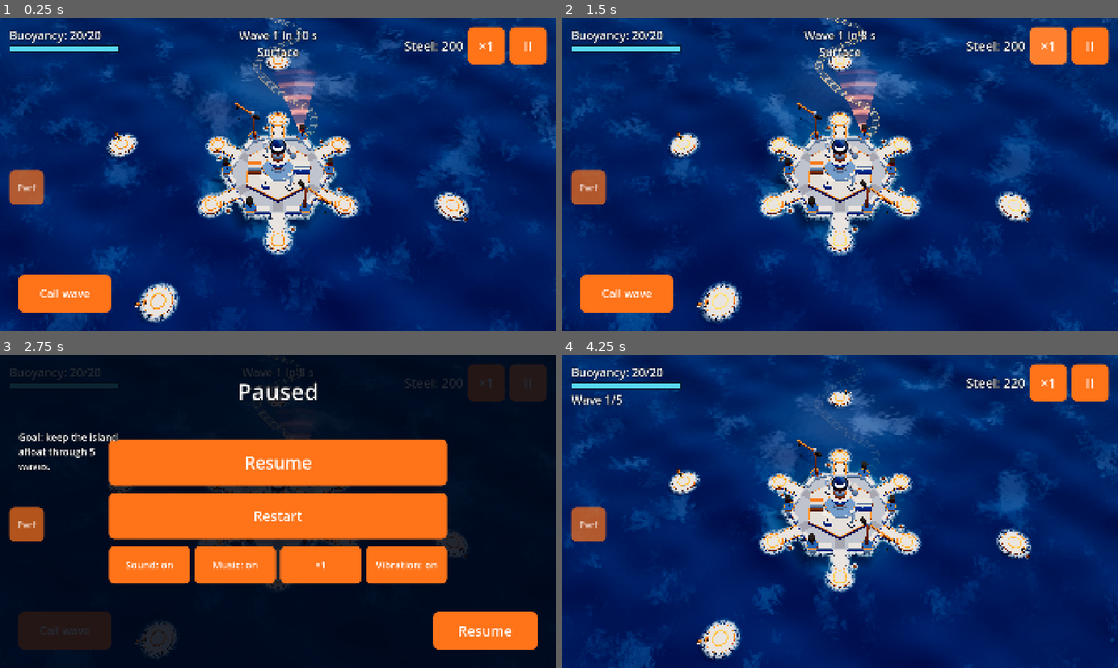
Above: before the commit, frames 1-4 (two rows, left to right).
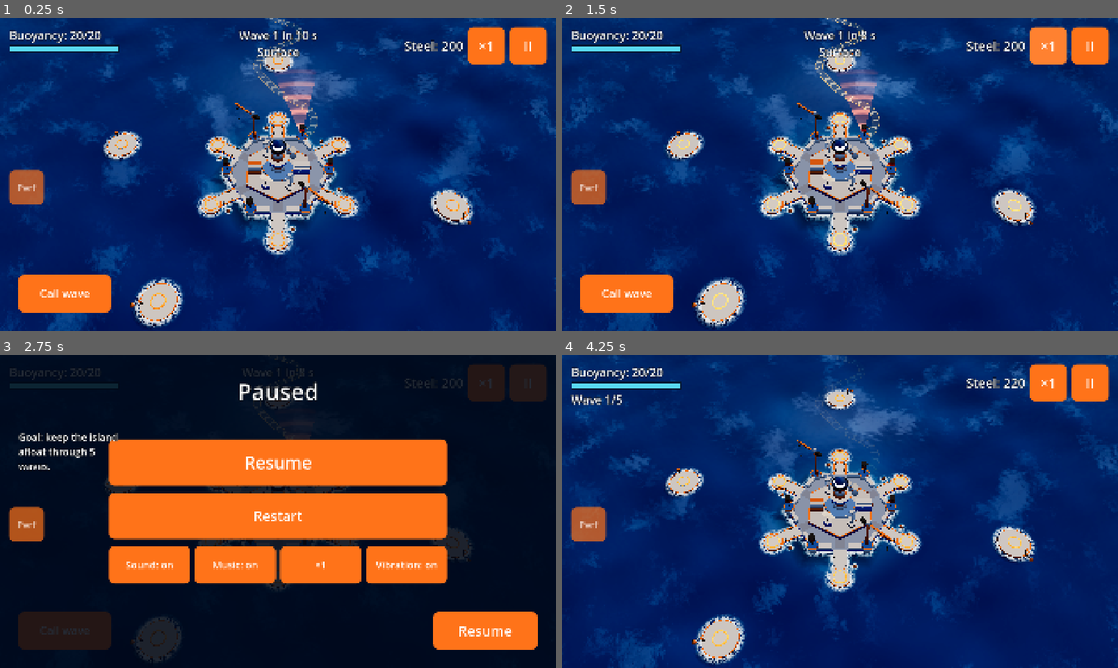
Above: after the commit, the same moments.

Repository: tinydustrystudio-hub/Hai-trinh
Game: Godot game, scene res://main/boot.tscn
Same seed, same stepped clock (60 frames per second), same inputs: the game is played once before the commit and once after it. Sound files missing from this copy of the repository are replaced by a short silence.
Inputs:
- Up to frame 1 (0.25 s): no input
- Up to frame 2 (1.5 s): click "×1" at 0.5 s; click "×2" at 1.25 s
- Up to frame 3 (2.75 s): click "II" at 2 s
- Up to frame 4 (4.25 s): click "Restart" at 2.75 s; click "Call wave" at 3.5 s

The runs differ from the first frame. In frame 1, 8.4% of the frame differs, in the area x 0-100%, y 0-100%; in frame 2, 8.3%; in frame 3, 0.4%; in frame 4, 9.7%, in the area x 1-100%, y 0-100%.

Commit message:
Góp ý 4 (mục 11, 13, 15): sóng ngẫu nhiên hơn, nền đảo bớt chói, đảo dập dìu theo sóng; đảo vệ tinh 2 ô
Co-Authored-By: Claude Sonnet 5.5 <noreply@anthropic.com>
Claude-Session: https://claude.ai/code/session_017DSNC8MWevobFBo6fQDEF6

Diff:
--- a/battle/battle.gd
+++ b/battle/battle.gd
@@ -149,6 +149,7 @@
 	if stress_mode:
 		spawn_burst(MAX_ACTIVE_ENEMIES - enemy_pool.active_count())
 	island.set_tilt(buoyancy.tilt_degrees())
+	island.bob(ocean, enemy_pool.wave_time())
 
 
 func start_battle() -> void:
--- a/battle/map/alliance_fortress.gd
+++ b/battle/map/alliance_fortress.gd
@@ -6,7 +6,7 @@
 ## Kèm đảo vệ tinh (một bệ, một cột neo, một phao cam). Khối gộp thành ít mesh tô bằng màu đỉnh.
 ## Kích thước tính theo bán kính pháo đài để đổi cỡ vẫn cân đối.
 
-const IVORY: Color = Color(0.93, 0.91, 0.84)
+const IVORY: Color = Color(0.88, 0.85, 0.77)
 const SEA_BLUE: Color = Color(0.13, 0.36, 0.6)
 const DEEP_BLUE: Color = Color(0.08, 0.2, 0.36)
 const ORANGE: Color = Color(1.0, 0.45, 0.1)
@@ -18,7 +18,7 @@
 ## Mặt sàn chính của pháo đài.
 const DECK_Y: float = 0.8
 ## Sàn vành ngoài xám thép nhạt, để tách khỏi vành trong trắng ngà.
-const DECK: Color = Color(0.62, 0.68, 0.72)
+const DECK: Color = Color(0.55, 0.61, 0.66)
 ## Mặt mỏm bến và đảo vệ tinh (bệ đặt lên trên).
 const PIER_Y: float = 0.55
 const BASE_BOTTOM: float = -1.2
@@ -48,6 +48,22 @@
 		_buoy(st, buoy)
 	for center: Vector3 in layout.satellite_centers:
 		_satellite(st, center, layout.satellite_radius, layout.fortress_center)
+	return MeshKit.commit(st)
+
+
+## Phao cam quanh pháo đài (đứng yên, không thuộc đảo vệ tinh nào).
+static func build_buoys(layout: MapLayout) -> ArrayMesh:
+	var st: SurfaceTool = MeshKit.begin()
+	for buoy: Vector3 in buoy_positions(layout):
+		_buoy(st, buoy)
+	return MeshKit.commit(st)
+
+
+## Một đảo vệ tinh, tọa độ tương đối với tâm đảo (để đảo dập dìu riêng theo sóng).
+static func build_satellite(layout: MapLayout, index: int) -> ArrayMesh:
+	var st: SurfaceTool = MeshKit.begin()
+	var center: Vector3 = layout.satellite_centers[index]
+	_satellite(st, Vector3.ZERO, layout.satellite_radius, layout.fortress_center - center)
 	return MeshKit.commit(st)
 
 
--- a/battle/map/island.gd
+++ b/battle/map/island.gd
@@ -11,6 +11,13 @@
 const SHADOW_Y: float = 0.16
 const SHADOW_ALPHA: float = 0.42
 
+## Dập dìu: đảo vệ tinh bán kính 4 (2 ô) là chuẩn; đảo lớn hơn dập dìu ít hơn tỉ lệ nghịch với bán kính.
+const REFERENCE_RADIUS: float = 4.0
+## Chỉ lấy một phần độ cao sóng (nhấp nhô ít thôi) và một phần độ dốc sóng.
+const HEAVE_SCALE: float = 0.6
+const ROCK_SCALE: float = 0.5
+const MAX_ROCK_DEGREES: float = 1.5
+
 static var _solid: StandardMaterial3D
 static var _lamp: StandardMaterial3D
 static var _shadow: StandardMaterial3D
@@ -18,8 +25,15 @@
 
 var pads: Array[TowerPad] = []
 var beacons: LaneBeacons
+## Từng đảo vệ tinh, mỗi đảo một nút để dập dìu riêng.
+var satellites: Array[Node3D] = []
 
 var _body: Node3D
+var _tilt_degrees: float = 0.0
+var _body_rock: Vector3 = Vector3.ZERO
+var _fortress_radius: float = 14.0
+var _satellite_radius: float = 4.0
+var _layout: MapLayout
 
 
 func build(layout: MapLayout) -> void:
@@ -27,6 +41,12 @@
 		remove_child(child)
 		child.queue_free()
 	pads.clear()
+	satellites.clear()
+	_layout = layout
+	_fortress_radius = layout.fortress_radius
+	_satellite_radius = layout.satellite_radius
+	_tilt_degrees = 0.0
+	_body_rock = Vector3.ZERO
 	_body = Node3D.new()
 	_body.name = "Body"
 	_body.position = layout.fortress_center
@@ -38,16 +58,24 @@
 	beacons.name = "LaneBeacons"
 	_body.add_child(beacons)
 	beacons.build(layout, fortress_offset)
-	_add_mesh(self, "Satellites", AllianceFortress.build_satellites(layout), solid_material())
+	_add_mesh(self, "Buoys", AllianceFortress.build_buoys(layout), solid_material())
+	for k: int in layout.satellite_centers.size():
+		var satellite: Node3D = Node3D.new()
+		satellite.name = "Satellite%d" % k
+		satellite.position = layout.satellite_centers[k]
+		add_child(satellite)
+		_add_mesh(satellite, "Mesh", AllianceFortress.build_satellite(layout, k), solid_material())
+		satellites.append(satellite)
 	_add_mesh(self, "Shadow", build_shadow(layout), _shadow_material())
 	_add_mesh(self, "Foam", build_foam(layout), _foam_material())
 	for i: int in layout.pad_positions.size():
 		var pad: TowerPad = PAD_SCENE.instantiate()
 		pad.name = "TowerPad%d" % i
 		pad.pad_index = i
-		if layout.is_satellite_pad(i):
-			pad.position = layout.pad_positions[i]
-			add_child(pad)
+		var satellite_index: int = layout.satellite_index_of_pad(i)
+		if satellite_index >= 0:
+			pad.position = layout.pad_positions[i] - layout.satellite_centers[satellite_index]
+			satellites[satellite_index].add_child(pad)
 		else:
 			pad.position = layout.pad_positions[i] - layout.fortress_center
 			_body.add_child(pad)
@@ -62,12 +90,53 @@
 
 ## Nghiêng pháo đài: mép phía Bắc (−z) chìm xuống.
 func set_tilt(degrees: float) -> void:
+	_tilt_degrees = degrees
+	_apply_body_pose()
+
+
+func tilt_degrees() -> float:
+	return _tilt_degrees
+
+
+## Dập dìu theo sóng (góp ý 4): mỗi đảo nhấp nhô và lắc nhẹ theo độ cao sóng dưới chân nó;
+## đảo càng to càng ít dập dìu. time là đồng hồ sóng của mặt nước (giây).
+func bob(ocean: Ocean, time: float) -> void:
+	if _layout == null:
+		return
+	var body_pose: Vector3 = sample_pose(ocean, _layout.fortress_center, _fortress_radius, time)
+	_body.position = _layout.fortress_center + Vector3(0.0, body_pose.x, 0.0)
+	_body_rock = Vector3(body_pose.y, 0.0, body_pose.z)
+	_apply_body_pose()
+	for k: int in satellites.size():
+		var center: Vector3 = _layout.satellite_centers[k]
+		var pose: Vector3 = sample_pose(ocean, center, _satellite_radius, time)
+		satellites[k].position = center + Vector3(0.0, pose.x, 0.0)
+		satellites[k].rotation_degrees = Vector3(pose.y, 0.0, pose.z)
+
+
+func _apply_body_pose() -> void:
 	if _body != null:
-		_body.rotation_degrees.x = -degrees
-
-
-func tilt_degrees() -> float:
-	return -_body.rotation_degrees.x if _body != null else 0.0
+		_body.rotation_degrees = Vector3(-_tilt_degrees + _body_rock.x, 0.0, _body_rock.z)
+
+
+## Độ nhấp nhô và lắc của một đảo tâm center, bán kính radius: (độ cao, nghiêng quanh x, nghiêng quanh z), độ.
+static func sample_pose(ocean: Ocean, center: Vector3, radius: float, time: float) -> Vector3:
+	var gain: float = bob_gain(radius)
+	var reach: float = maxf(radius * 0.6, 1.0)
+	var here: float = ocean.height_at(center.x, center.z, time)
+	var north: float = ocean.height_at(center.x, center.z - reach, time)
+	var south: float = ocean.height_at(center.x, center.z + reach, time)
+	var east: float = ocean.height_at(center.x + reach, center.z, time)
+	var west: float = ocean.height_at(center.x - reach, center.z, time)
+	# Bắc (−z) cao hơn nam thì mũi bắc ngẩng lên: quay quanh x theo chiều âm đảo dấu.
+	var pitch: float = clampf(rad_to_deg(atan2(north - south, reach * 2.0)) * gain * ROCK_SCALE, -MAX_ROCK_DEGREES, MAX_ROCK_DEGREES)
+	var roll: float = clampf(rad_to_deg(atan2(west - east, reach * 2.0)) * gain * ROCK_SCALE, -MAX_ROCK_DEGREES, MAX_ROCK_DEGREES)
+	return Vector3(here * gain * HEAVE_SCALE, -pitch, roll)
+
+
+## Hệ số dập dìu theo cỡ đảo: 1 ở đảo bán kính REFERENCE_RADIUS, giảm theo tỉ lệ nghịch khi đảo to hơn.
+static func bob_gain(radius: float) -> float:
+	return clampf(REFERENCE_RADIUS / maxf(radius, 0.1), 0.1, 1.0)
 
 
 ## Bệ gần điểm trên mặt nước nhất, trong bán kính max_distance; không có thì trả null.
@@ -180,7 +249,9 @@
 	if _solid == null:
 		_solid = StandardMaterial3D.new()
 		_solid.vertex_color_use_as_albedo = true
-		_solid.roughness = 0.75
+		# Nền đảo trắng ngà hơi chói dưới nắng và glow (góp ý 4): hạ độ sáng chung và ngả lạnh một chút.
+		_solid.albedo_color = Color(0.8, 0.82, 0.85)
+		_solid.roughness = 0.85
 	return _solid
 
 
--- a/battle/map/tower_pad.gd
+++ b/battle/map/tower_pad.gd
@@ -9,7 +9,7 @@
 ## Mặt trên của phao, cao hơn đỉnh sóng.
 const TOP_HEIGHT: float = 0.7
 const RING_COLOR: Color = Color(1.0, 0.45, 0.1)
-const PONTOON_COLOR: Color = Color(0.93, 0.91, 0.84)
+const PONTOON_COLOR: Color = Color(0.74, 0.72, 0.66)
 const GLOW_MIN: float = 0.3
 const GLOW_MAX: float = 1.6
 const GLOW_SPEED: float = 3.0
--- a/battle/ocean/ocean.gd
+++ b/battle/ocean/ocean.gd
@@ -33,6 +33,9 @@
 var waves: Array[Vector4] = []
 ## Nhấp nhô biên độ của từng sóng dọc theo ngọn: x = pha, y = tỉ lệ tần số so với sóng, z = tốc độ, w = độ sâu.
 var shapes: Array[Vector4] = []
+## Chuyển động riêng của từng sóng (góp ý 4): x = hệ số tốc độ, y = tần số không gian của "đợt sóng" lớn,
+## z = tốc độ trôi của đợt sóng, w = độ sâu của đợt (sóng lúc to lúc nhỏ theo từng vùng biển).
+var motions: Array[Vector4] = []
 
 static var _normal_a: NoiseTexture2D
 static var _normal_b: NoiseTexture2D
@@ -47,6 +50,7 @@
 	var generated: Array = make_waves(WAVE_SEED)
 	waves = generated[0]
 	shapes = generated[1]
+	motions = generated[2]
 
 
 func _ready() -> void:
@@ -54,6 +58,7 @@
 	_material.shader = WATER_SHADER
 	_material.set_shader_parameter(&"waves", PackedVector4Array(waves))
 	_material.set_shader_parameter(&"wave_shapes", PackedVector4Array(shapes))
+	_material.set_shader_parameter(&"wave_motions", PackedVector4Array(motions))
 	_material.set_shader_parameter(&"gravity", GRAVITY)
 	_material.set_shader_parameter(&"normal_a", _normal_map(0))
 	_material.set_shader_parameter(&"normal_b", _normal_map(1))
@@ -102,11 +107,11 @@
 ## Độ cao mặt nước tại (x, z) ở thời điểm time (giây, cùng đồng hồ TIME của shader).
 ## Bỏ qua phần dịch ngang của sóng Gerstner: đủ chính xác cho việc nhấp nhô tàu.
 func height_at(x: float, z: float, time: float) -> float:
-	return wave_height(waves, wave_count(), x, z, time, shapes)
+	return wave_height(waves, wave_count(), x, z, time, shapes, motions)
 
 
 ## Tổng độ cao các sóng. shape_list (tùy chọn) làm biên độ từng sóng nhấp nhô dọc theo ngọn sóng.
-static func wave_height(wave_list: Array[Vector4], count: int, x: float, z: float, time: float, shape_list: Array[Vector4] = []) -> float:
+static func wave_height(wave_list: Array[Vector4], count: int, x: float, z: float, time: float, shape_list: Array[Vector4] = [], motion_list: Array[Vector4] = []) -> float:
 	var h: float = 0.0
 	for i: int in mini(count, wave_list.size()):
 		var w: Vector4 = wave_list[i]
@@ -114,6 +119,10 @@
 		var c: float = sqrt(GRAVITY / k)
 		var d: Vector2 = Vector2(w.x, w.y).normalized()
 		var amplitude: float = w.z / k
+		if i < motion_list.size():
+			c *= motion_list[i].x
+			if i < shape_list.size():
+				amplitude *= swell_modulation(motion_list[i], shape_list[i].x, x, z, time)
 		if i < shape_list.size():
 			amplitude *= crest_modulation(shape_list[i], d, k, x, z, time)
 		h += amplitude * sin(k * (d.x * x + d.y * z - c * time))
@@ -124,6 +133,12 @@
 static func crest_modulation(shape: Vector4, direction: Vector2, k: float, x: float, z: float, time: float) -> float:
 	var along: float = -direction.y * x + direction.x * z
 	return 1.0 + shape.w * sin(along * k * shape.y + time * shape.z + shape.x)
+
+
+## Hệ số biên độ theo "đợt sóng" lớn: sóng lúc to lúc nhỏ theo từng vùng biển, trôi chậm theo thời gian.
+static func swell_modulation(motion: Vector4, phase: float, x: float, z: float, time: float) -> float:
+	var along: float = x * 0.78 + z * 0.62
+	return 1.0 + motion.w * sin(along * motion.y + time * motion.z + phase * 1.7)
 
 
 ## Sinh các lớp sóng từ hạt giống: một hướng gió chung, mỗi lớp lệch hướng và bước sóng ngẫu nhiên.
@@ -134,20 +149,23 @@
 	var wind: float = rng.randf() * TAU
 	var result_waves: Array[Vector4] = []
 	var result_shapes: Array[Vector4] = []
+	var result_motions: Array[Vector4] = []
 	var peak: float = 0.0
 	for i: int in MAX_WAVES:
 		var angle: float = wind + rng.randf_range(-DIRECTION_SPREAD, DIRECTION_SPREAD)
 		var wavelength: float = BASE_WAVELENGTHS[i] * rng.randf_range(0.85, 1.15)
 		# Lớp dài dốc hơn một chút; lớp ngắn thoải hơn.
 		var steepness: float = lerpf(1.0, 0.6, float(i) / float(MAX_WAVES - 1))
-		var shape: Vector4 = Vector4(rng.randf() * TAU, rng.randf_range(0.18, 0.4), rng.randf_range(0.15, 0.35), rng.randf_range(0.3, 0.55))
+		var shape: Vector4 = Vector4(rng.randf() * TAU, rng.randf_range(0.3, 0.9), rng.randf_range(0.2, 0.55), rng.randf_range(0.45, 0.8))
+		var motion: Vector4 = Vector4(rng.randf_range(0.65, 1.35), rng.randf_range(0.02, 0.07), rng.randf_range(0.12, 0.4), rng.randf_range(0.3, 0.6))
 		result_waves.append(Vector4(cos(angle), sin(angle), steepness, wavelength))
 		result_shapes.append(shape)
-		peak += steepness * wavelength / TAU * (1.0 + shape.w)
+		result_motions.append(motion)
+		peak += steepness * wavelength / TAU * (1.0 + shape.w) * (1.0 + motion.w)
 	var scale: float = MAX_WAVE_HEIGHT / peak
 	for i: int in MAX_WAVES:
 		result_waves[i].z *= scale
-	return [result_waves, result_shapes]
+	return [result_waves, result_shapes, result_motions]
 
 
 ## Nhiễu liền mạch dùng chung cho bọt (quanh đảo, sau đuôi tàu).
--- a/battle/ocean/water.gdshader
+++ b/battle/ocean/water.gdshader
@@ -38,6 +38,8 @@
 // Mỗi sóng: x, y = hướng; z = độ dốc; w = bước sóng. wave_shapes: pha, tỉ lệ tần số dọc ngọn, tốc độ, độ sâu.
 uniform vec4 waves[6];
 uniform vec4 wave_shapes[6];
+// Chuyển động riêng: hệ số tốc độ, tần số, tốc độ trôi và độ sâu của đợt sóng lớn (lúc to lúc nhỏ theo vùng).
+uniform vec4 wave_motions[6];
 uniform int wave_count : hint_range(0, 6) = 6;
 uniform float gravity = 9.8;
 // 1 = đủ chi tiết (hai lớp normal map, mây hai lớp, lấp lánh); 0 = rẻ.
@@ -49,13 +51,14 @@
 varying vec3 v_normal;
 varying float v_height;
 
-vec3 gerstner(vec4 wave, vec4 shape, vec3 p, float t, inout vec3 tangent, inout vec3 binormal) {
+vec3 gerstner(vec4 wave, vec4 shape, vec4 motion, vec3 p, float t, inout vec3 tangent, inout vec3 binormal) {
 	float k = 6.2831853 / wave.w;
-	float c = sqrt(gravity / k);
+	float c = sqrt(gravity / k) * motion.x;
 	vec2 d = normalize(wave.xy);
 	// Biên độ nhấp nhô dọc theo ngọn sóng (cùng công thức với Ocean.crest_modulation).
 	float along = -d.y * p.x + d.x * p.z;
-	float steepness = wave.z * (1.0 + shape.w * sin(along * k * shape.y + t * shape.z + shape.x));
+	float swell = 1.0 + motion.w * sin((p.x * 0.78 + p.z * 0.62) * motion.y + t * motion.z + shape.x * 1.7);
+	float steepness = wave.z * swell * (1.0 + shape.w * sin(along * k * shape.y + t * shape.z + shape.x));
 	float f = k * (dot(d, p.xz) - c * t);
 	float a = steepness / k;
 	float s = sin(f);
@@ -78,7 +81,7 @@
 		if (i >= wave_count) {
 			break;
 		}
-		offset += gerstner(waves[i], wave_shapes[i], world, TIME, tangent, binormal);
+		offset += gerstner(waves[i], wave_shapes[i], wave_motions[i], world, TIME, tangent, binormal);
 	}
 	VERTEX += offset;
 	v_world = world + offset;
--- a/core/data/map_layout.gd
+++ b/core/data/map_layout.gd
@@ -23,8 +23,8 @@
 @export var fortress_radius: float = 14.0
 ## Tâm các đảo vệ tinh; mỗi đảo mang một bệ ở giữa. Bệ không nằm trên đảo vệ tinh thì nằm trên mỏm bến.
 @export var satellite_centers: PackedVector3Array = PackedVector3Array()
-## Bán kính đảo vệ tinh (GDD mục 8.6: đường kính khoảng 1,5 ô).
-@export var satellite_radius: float = 3.0
+## Bán kính đảo vệ tinh (GDD mục 5.4 và 8.6: đường kính 2 ô).
+@export var satellite_radius: float = 4.0
 ## Hướng từ mặt nước tới mặt trời (nắng chiếu từ một hướng).
 @export var sun_direction: Vector3 = Vector3(0.45, 0.6, -0.65)
 
@@ -61,6 +61,16 @@
 	return clampf(camera_start_distance, minf(camera_min_distance, farthest), farthest)
 
 
+## Đảo vệ tinh mà bệ index nằm trên, hoặc −1 nếu bệ nằm trên mỏm bến.
+func satellite_index_of_pad(index: int) -> int:
+	var pad: Vector3 = pad_positions[index]
+	for k: int in satellite_centers.size():
+		var center: Vector3 = satellite_centers[k]
+		if Vector2(center.x - pad.x, center.z - pad.z).length() < satellite_radius * 0.5:
+			return k
+	return -1
+
+
 func lane_count() -> int:
 	return lane_points.size()
 
--- a/data/maps/north_dock_layout.tres
+++ b/data/maps/north_dock_layout.tres
@@ -11,7 +11,7 @@
 fortress_center = Vector3(0, 0, 0)
 fortress_radius = 14.0
 satellite_centers = PackedVector3Array(0, 0, -46, 44, 0, 10, -44, 0, -10, -26, 0, 34)
-satellite_radius = 3.0
+satellite_radius = 4.0
 sun_direction = Vector3(0.45, 0.6, -0.65)
 pad_positions = PackedVector3Array(16.89, 0, 9.75, 0, 0, 19.5, -16.89, 0, 9.75, -16.89, 0, -9.75, -0, 0, -19.5, 16.89, 0, -9.75, 0, 0, -46, 44, 0, 10, -44, 0, -10, -26, 0, 34)
 lane_name_keys = Array[StringName]([&"LANE_NORTH", &"LANE_EAST", &"LANE_WEST", &"LANE_SOUTH"])
--- a/enemies/enemy_pool.gd
+++ b/enemies/enemy_pool.gd
@@ -39,6 +39,11 @@
 var _shadow_offset: Vector3 = Vector3.ZERO
 var _bar_basis: Basis = Basis.IDENTITY
 var _time: float = 0.0
+
+
+## Đồng hồ sóng (giây trận đã chạy), dùng chung cho mọi thứ nhấp nhô theo sóng.
+func wave_time() -> float:
+	return _time
 
 
 func _ready() -> void:
--- a/tests/test_battle_flow.gd
+++ b/tests/test_battle_flow.gd
@@ -47,11 +47,11 @@
 	# Đợt 1 lọt 12 Độ Nổi; đợt 2 có 16 Xuồng Cướp và 6 Ca Nô Cảm Tử: chìm ở đợt 2.
 	assert_eq(_waves_started, [0, 1])
 	assert_almost_eq(_battle.island.tilt_degrees(), Buoyancy.MAX_TILT_DEGREES, 0.0001)
-	# Bệ trên đảo vệ tinh là phao riêng, không nghiêng; bệ trên mỏm bến nghiêng theo pháo đài.
+	# Bệ trên đảo vệ tinh là phao riêng, chỉ dập dìu nhẹ theo sóng; bệ trên mỏm bến nghiêng theo pháo đài.
 	for i: int in _battle.layout.pad_count():
 		var pad: TowerPad = _battle.island.pads[i]
 		if _battle.layout.is_satellite_pad(i):
-			assert_eq(pad.global_position, _battle.layout.pad_positions[i])
+			assert_lt(pad.global_position.distance_to(_battle.layout.pad_positions[i]), 0.5)
 		else:
 			assert_ne(pad.global_position, _battle.layout.pad_positions[i])
 	assert_true(_battle.hud.result_panel.visible)
--- a/tests/test_island.gd
+++ b/tests/test_island.gd
@@ -93,3 +93,57 @@
 	island.set_lane_warning(2, false)
 	island.set_lane_warning(9, true)
 	assert_eq(island.beacons.active_count(), 0)
+
+
+func test_bob_gain_smaller_for_bigger_islands() -> void:
+	# Góp ý 4: đảo càng to càng ít dập dìu.
+	assert_almost_eq(Island.bob_gain(Island.REFERENCE_RADIUS), 1.0, 0.0001)
+	assert_lt(Island.bob_gain(LAYOUT.fortress_radius), Island.bob_gain(LAYOUT.satellite_radius))
+	assert_lt(Island.bob_gain(LAYOUT.fortress_radius), 0.35)
+	assert_lte(Island.bob_gain(0.5), 1.0)
+
+
+func test_bob_pose_is_gentle_and_scales_with_size() -> void:
+	var ocean: Ocean = add_child_autofree(Ocean.new())
+	var rng: RandomNumberGenerator = RandomNumberGenerator.new()
+	rng.seed = 9
+	var max_small: float = 0.0
+	var max_big: float = 0.0
+	for i: int in 200:
+		var at: Vector3 = Vector3(rng.randf_range(-60, 60), 0, rng.randf_range(-60, 60))
+		var t: float = rng.randf_range(0, 120)
+		var small: Vector3 = Island.sample_pose(ocean, at, LAYOUT.satellite_radius, t)
+		var big: Vector3 = Island.sample_pose(ocean, at, LAYOUT.fortress_radius, t)
+		max_small = maxf(max_small, absf(small.x))
+		max_big = maxf(max_big, absf(big.x))
+		assert_lte(absf(small.y), Island.MAX_ROCK_DEGREES)
+		assert_lte(absf(small.z), Island.MAX_ROCK_DEGREES)
+	assert_gt(max_small, 0.02, "đảo nhỏ có dập dìu")
+	assert_lt(max_small, 0.25, "nhưng chỉ nhẹ")
+	assert_lt(max_big, max_small * 0.5, "đảo to dập dìu ít hơn hẳn")
+
+
+func test_island_bob_moves_satellites_and_keeps_tilt() -> void:
+	var ocean: Ocean = add_child_autofree(Ocean.new())
+	var island: Island = add_child_autofree(Island.new())
+	island.build(LAYOUT)
+	assert_eq(island.satellites.size(), LAYOUT.satellite_centers.size())
+	island.set_tilt(5.0)
+	var moved: bool = false
+	for t: float in [1.0, 3.7, 8.2, 15.5]:
+		island.bob(ocean, t)
+		for k: int in island.satellites.size():
+			if absf(island.satellites[k].position.y) > 0.001:
+				moved = true
+	assert_true(moved)
+	assert_almost_eq(island.tilt_degrees(), 5.0, 0.0001, "nghiêng theo Độ Nổi vẫn giữ")
+
+
+func test_satellite_pads_follow_their_island() -> void:
+	var island: Island = add_child_autofree(Island.new())
+	island.build(LAYOUT)
+	for pad: TowerPad in island.pads:
+		var k: int = LAYOUT.satellite_index_of_pad(pad.pad_index)
+		if k >= 0:
+			assert_eq(pad.get_parent(), island.satellites[k])
+			assert_almost_eq(pad.position.length(), 0.0, 0.01, "bệ ở tâm đảo vệ tinh")
--- a/tests/test_map_layout.gd
+++ b/tests/test_map_layout.gd
@@ -49,8 +49,8 @@
 
 
 func test_satellite_size() -> void:
-	# Đường kính khoảng 1,5 ô.
-	assert_almost_eq(LAYOUT.satellite_radius * 2.0 / MapLayout.UNITS_PER_CELL, 1.5, 0.01)
+	# Đường kính 2 ô (GDD mục 5.4).
+	assert_almost_eq(LAYOUT.satellite_radius * 2.0 / MapLayout.UNITS_PER_CELL, 2.0, 0.01)
 
 
 func test_pads_are_one_cell_apart() -> void:
--- a/tests/test_ocean.gd
+++ b/tests/test_ocean.gd
@@ -42,6 +42,7 @@
 	var generated: Array = Ocean.make_waves(Ocean.WAVE_SEED)
 	var waves: Array[Vector4] = generated[0]
 	var shapes: Array[Vector4] = generated[1]
+	var motions: Array[Vector4] = generated[2]
 	assert_eq(waves.size(), Ocean.MAX_WAVES)
 	assert_eq(shapes.size(), Ocean.MAX_WAVES)
 	var min_angle: float = INF
@@ -60,7 +61,7 @@
 	rng.seed = 5
 	var highest: float = 0.0
 	for i: int in 500:
-		var h: float = Ocean.wave_height(waves, waves.size(), rng.randf_range(-150, 150), rng.randf_range(-150, 150), rng.randf_range(0, 100), shapes)
+		var h: float = Ocean.wave_height(waves, waves.size(), rng.randf_range(-150, 150), rng.randf_range(-150, 150), rng.randf_range(0, 100), shapes, motions)
 		highest = maxf(highest, absf(h))
 	assert_lte(highest, Ocean.MAX_WAVE_HEIGHT + 0.0001)
 	assert_gt(highest, Ocean.MAX_WAVE_HEIGHT * 0.3, "vẫn có sóng")
@@ -79,3 +80,32 @@
 	var b: float = Ocean.crest_modulation(shape, Vector2(1, 0), k, 0.0, 20.0 / 0.3 / 4.0, 0.0)
 	assert_almost_eq(a, 1.0, 0.0001)
 	assert_almost_eq(b, 1.5, 0.0001)
+
+
+func test_waves_vary_in_height_and_speed() -> void:
+	# Góp ý 4: sóng không còn cao bằng nhau, tốc độ đều đều.
+	var generated: Array = Ocean.make_waves(Ocean.WAVE_SEED)
+	var waves: Array[Vector4] = generated[0]
+	var shapes: Array[Vector4] = generated[1]
+	var motions: Array[Vector4] = generated[2]
+	var speeds: Array[float] = []
+	for motion: Vector4 in motions:
+		speeds.append(motion.x)
+	assert_gt(speeds.max() - speeds.min(), 0.25, "mỗi lớp sóng chạy một tốc độ")
+	# Dọc một đường ngang, độ cao đỉnh sóng đổi nhiều từ chỗ này sang chỗ khác.
+	var peaks: Array[float] = []
+	for window: int in 12:
+		var top: float = 0.0
+		for i: int in 60:
+			var x: float = float(window) * 40.0 + float(i) * 0.7
+			top = maxf(top, Ocean.wave_height(waves, waves.size(), x, 0.0, 12.0, shapes, motions))
+		peaks.append(top)
+	assert_gt(peaks.max() / maxf(peaks.min(), 0.001), 1.5, "có chỗ sóng to chỗ sóng nhỏ")
+	# Cùng một chỗ, độ cao đỉnh cũng đổi theo thời gian.
+	var over_time: Array[float] = []
+	for t: int in 10:
+		var top: float = 0.0
+		for i: int in 60:
+			top = maxf(top, Ocean.wave_height(waves, waves.size(), float(i) * 0.7, 0.0, float(t) * 20.0, shapes, motions))
+		over_time.append(top)
+	assert_gt(over_time.max() / maxf(over_time.min(), 0.001), 1.2)
Not shown, changed: docs/gdd.md
Not shown, changed: docs/so-lieu-khoi-dau.md
